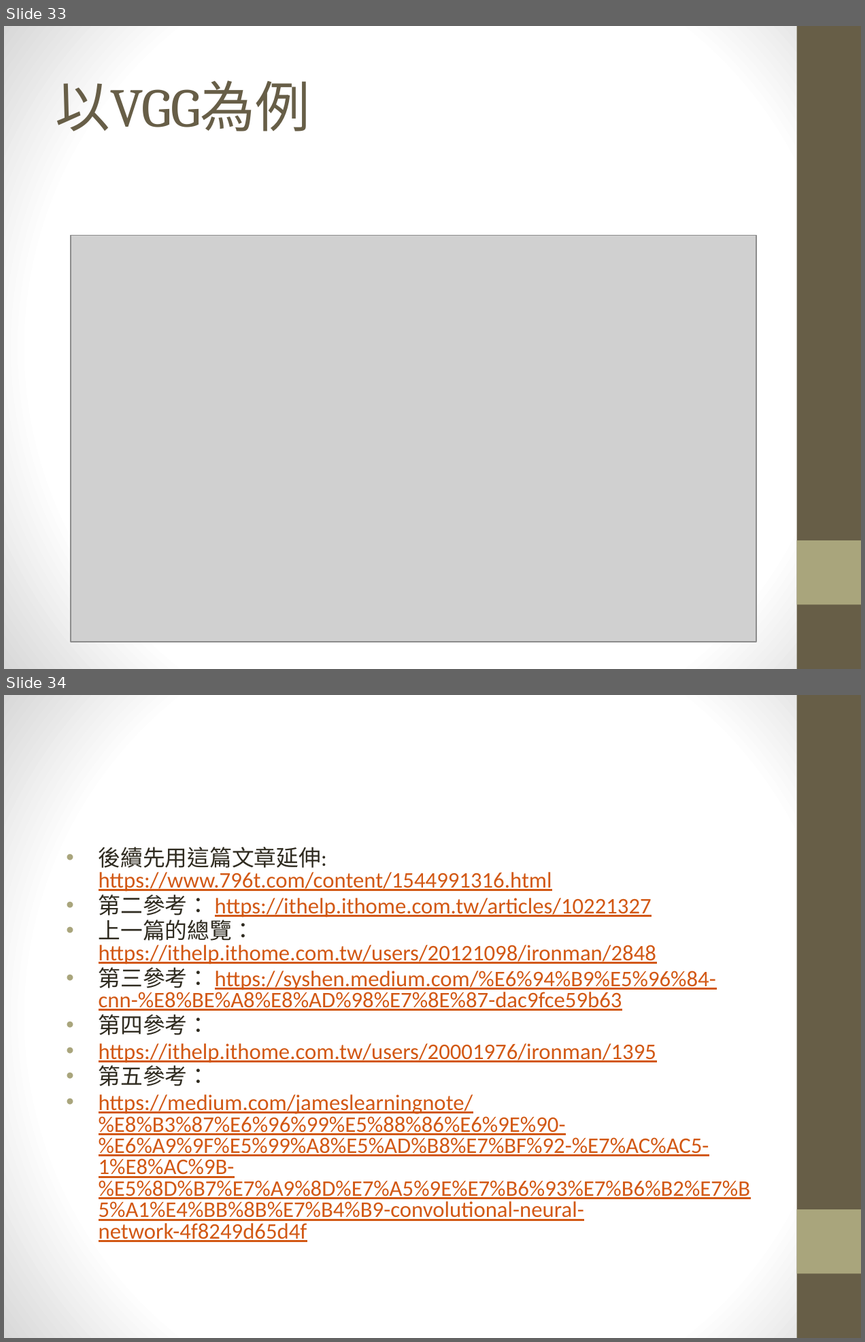
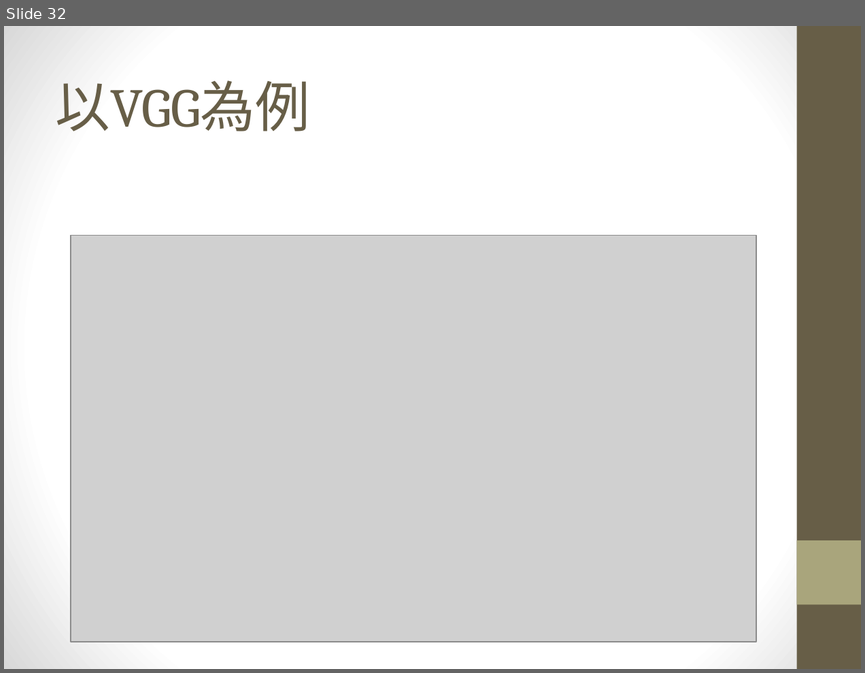
Before and after one commit to maloyang/KH20220820_Python_ML_DL, a slide deck: W06/W06.pptx. Shown one above the other, each under a label of ours: slides 33 and 34 before the commit, slide 32 after it. The pictures are 865x1342 and 865x673 pixels, drawn with LibreOffice and Linux fonts; fonts in the diff are those of the drawing; grey boxes stand for pictures. Boxes give left, top, right and bottom in pixels: in the first picture for what was removed or moved away, otherwise in the second. Text is boxed around its words. In the diff, an @@ line names an element or a change of style, - is before the commit and + after.

```diff
--- a/W06/W06.pptx
+++ b/W06/W06.pptx
@@ slide 34 removed at box(4, 695, 861, 1338), background gradient #FFFFFF to #D8D8D8; not listed: 2 template elements that a slide beside it also shows @@
@@ text removed at box(99, 847, 751, 1242) @@
-• 後續先用這篇文章延伸: https://www.796t.com/content/1544991316.html
-• 第二參考： https://ithelp.ithome.com.tw/articles/10221327
-• 上一篇的總覽： https://ithelp.ithome.com.tw/users/20121098/ironman/2848
-• 第三參考： https://syshen.medium.com/%E6%94%B9%E5%96%84-cnn-%E8%BE%A8%E8%AD%98%E7%8E%87-dac9fce59b63
-• 第四參考：
-• https://ithelp.ithome.com.tw/users/20001976/ironman/1395
-• 第五參考：
-• https://medium.com/jameslearningnote/%E8%B3%87%E6%96%99%E5%88%86%E6%9E%90-%E6%A9%9F%E5%99%A8%E5%AD%B8%E7%BF%92-%E7%AC%AC5-1%E8%AC%9B-%E5%8D%B7%E7%A9%8D%E7%A5%9E%E7%B6%93%E7%B6%B2%E7%B5%A1%E4%BB%8B%E7%B4%B9-convolutional-neural-network-4f8249d65d4f
@@ what was slide 33 is now slide 32 @@
```
Also in this commit, not shown: 2 other slides removed, 1 other file.
